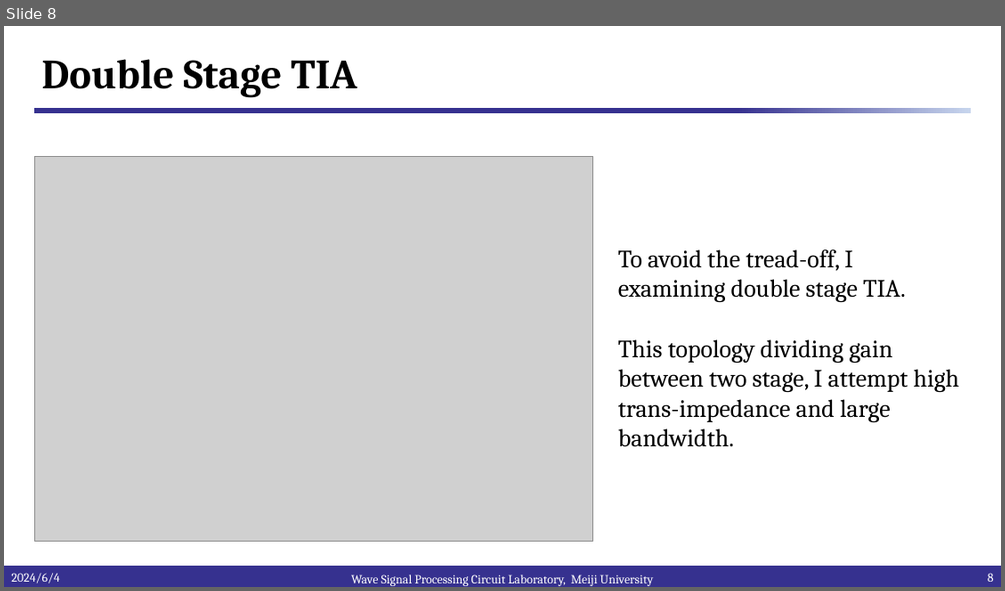
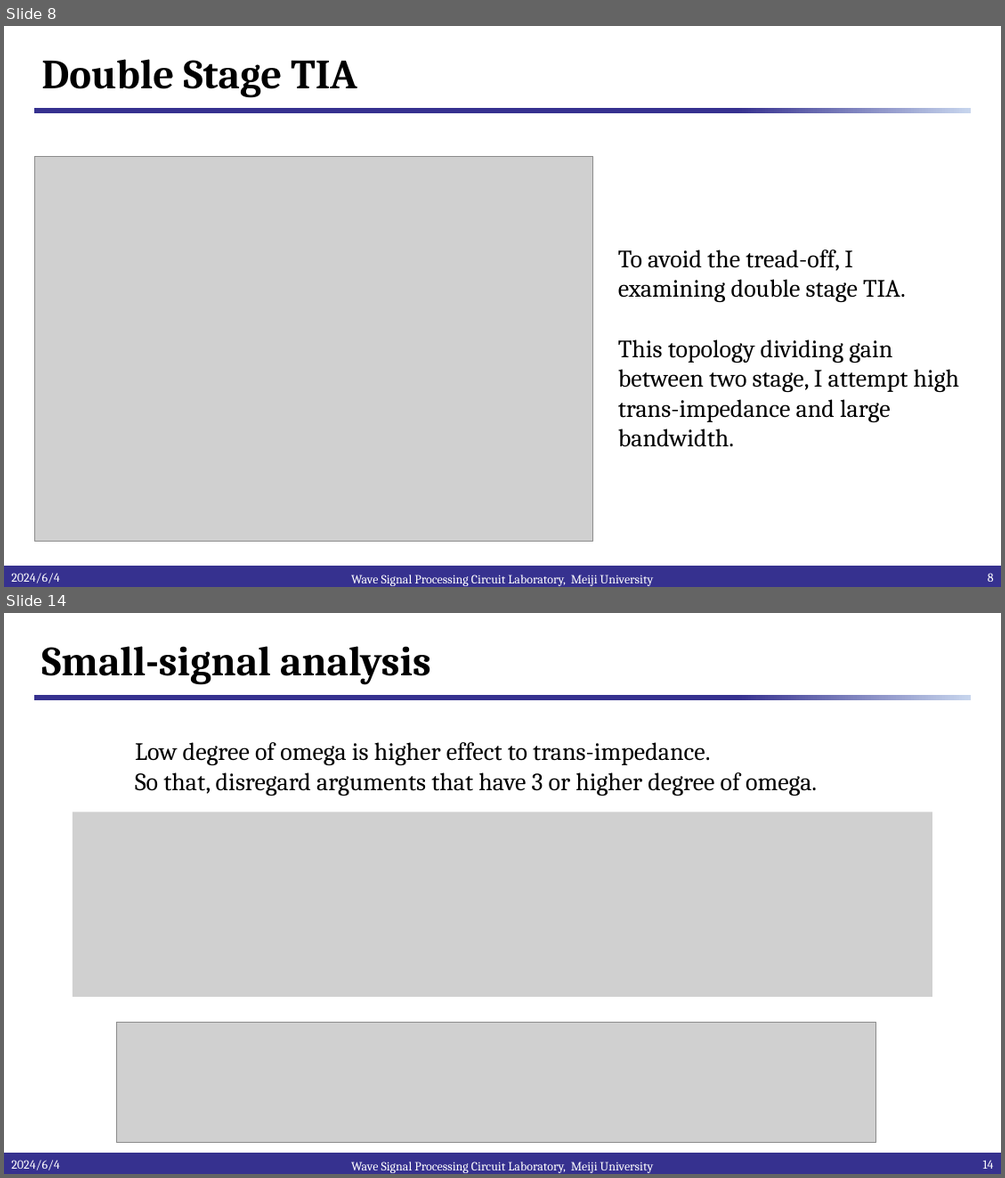
Before and after one commit to kjm-desktop10400/reserch, a slide deck: IHP_2024/semi/プレゼンテーション1.pptx. Shown one above the other, each under a label of ours: slide 8 before the commit, slides 8 and 14 after it; the slides between them are not shown. The pictures are 1005x591 and 1005x1178 pixels, drawn with LibreOffice and Linux fonts; fonts in the diff are those of the drawing; grey boxes stand for pictures; background and template pictures are left out. Boxes give left, top, right and bottom in pixels: in the first picture for what was removed or moved away, otherwise in the second. Text is boxed around its words. In the diff, an @@ line names an element or a change of style, - is before the commit and + after.

```diff
--- a/IHP_2024/semi/プレゼンテーション1.pptx
+++ b/IHP_2024/semi/プレゼンテーション1.pptx
@@ slide 14 added at box(4, 613, 1001, 1174), background #FFFFFF; not listed: 2 template elements that a slide beside it also shows @@
@@ title added at box(41, 646, 431, 684), 40 pt, text #000000, bold @@
+Small-signal analysis
@@ text added at box(135, 742, 817, 795), 24 pt, text #000000 @@
+Low degree of omega is higher effect to trans-impedance.
+So that, disregard arguments that have 3 or higher degree of omega.
@@ picture added at box(73, 811, 933, 997) @@
@@ picture added at box(116, 1022, 876, 1143) @@
@@ text added at box(11, 1159, 59, 1170), 12 pt, text #FFFFFF @@
+2024/6/4
@@ text added at box(351, 1161, 654, 1173), 12 pt, text #FFFFFF @@
+Wave Signal Processing Circuit Laboratory, Meiji University
@@ page number added at box(983, 1159, 994, 1168), 12 pt, text #FFFFFF @@
+14
```
Also in this commit, not shown: 4 slides changed, 5 other slides added, 1 other file.
